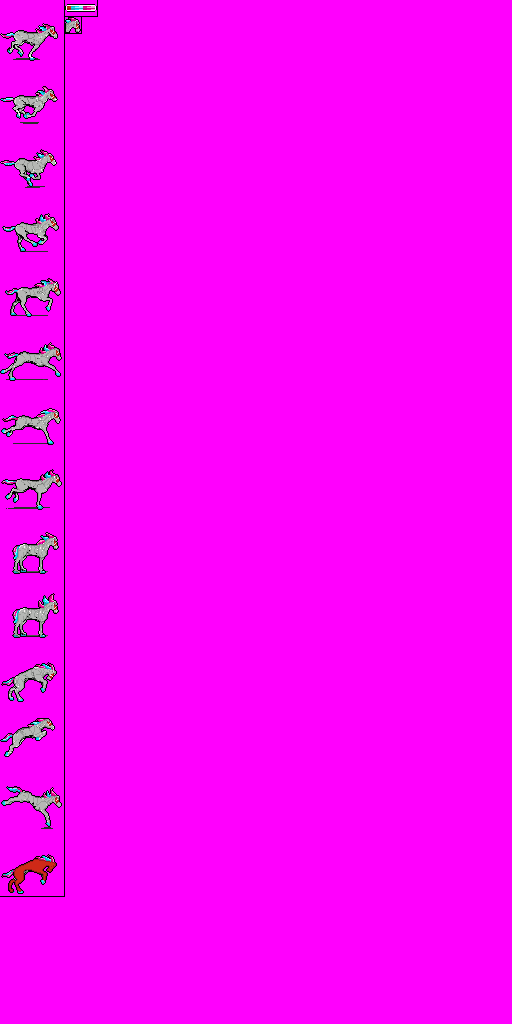
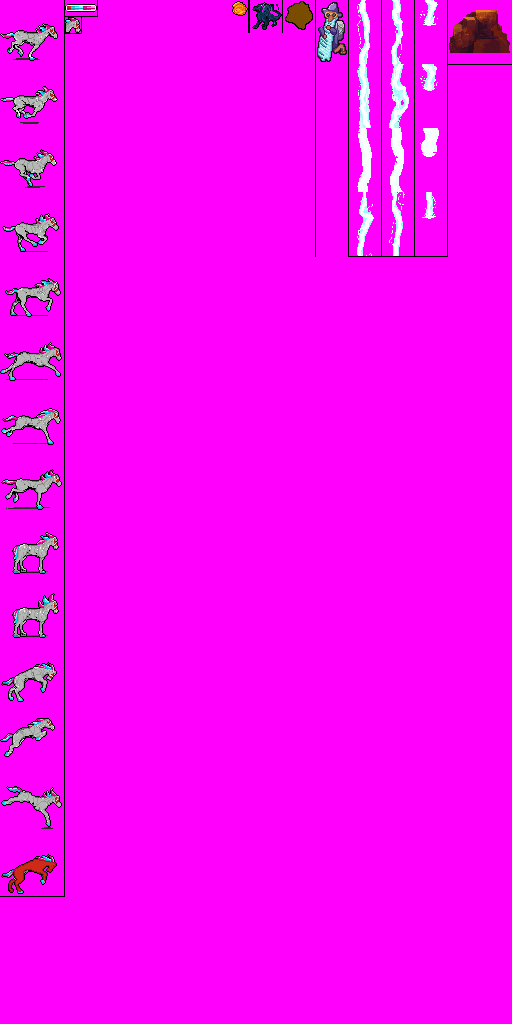
Layered file, before and after one edit (512 x 1024). Changes by layer:
added layer "Fireball" above "Separators" over [232, 1, 248, 16]
painted on "Separators" over [68, 0, 512, 257]
added layer "Dragon" above "Meteorite" over [252, 2, 282, 30]
added layer "Meteorite" above "Wizard" over [285, 1, 313, 30]
added layer "Wizard" above "Thunder A" over [317, 2, 347, 62]
added layer "Thunder A" above "Thunder B" over [357, 0, 374, 256]
added layer "Thunder B" above "Thunder C" over [389, 0, 409, 256]
added layer "Thunder C" above "Rock" over [420, 0, 439, 219]
added layer "Rock" above "Life" over [449, 10, 510, 53]
painted on "Life" over [68, 20, 79, 32]
painted on "Hurt" over [14, 870, 43, 879]
painted on "Jump" over [8, 667, 58, 822]
painted on "Standing" over [13, 537, 57, 637]
painted on "Running" over [8, 27, 60, 501]
